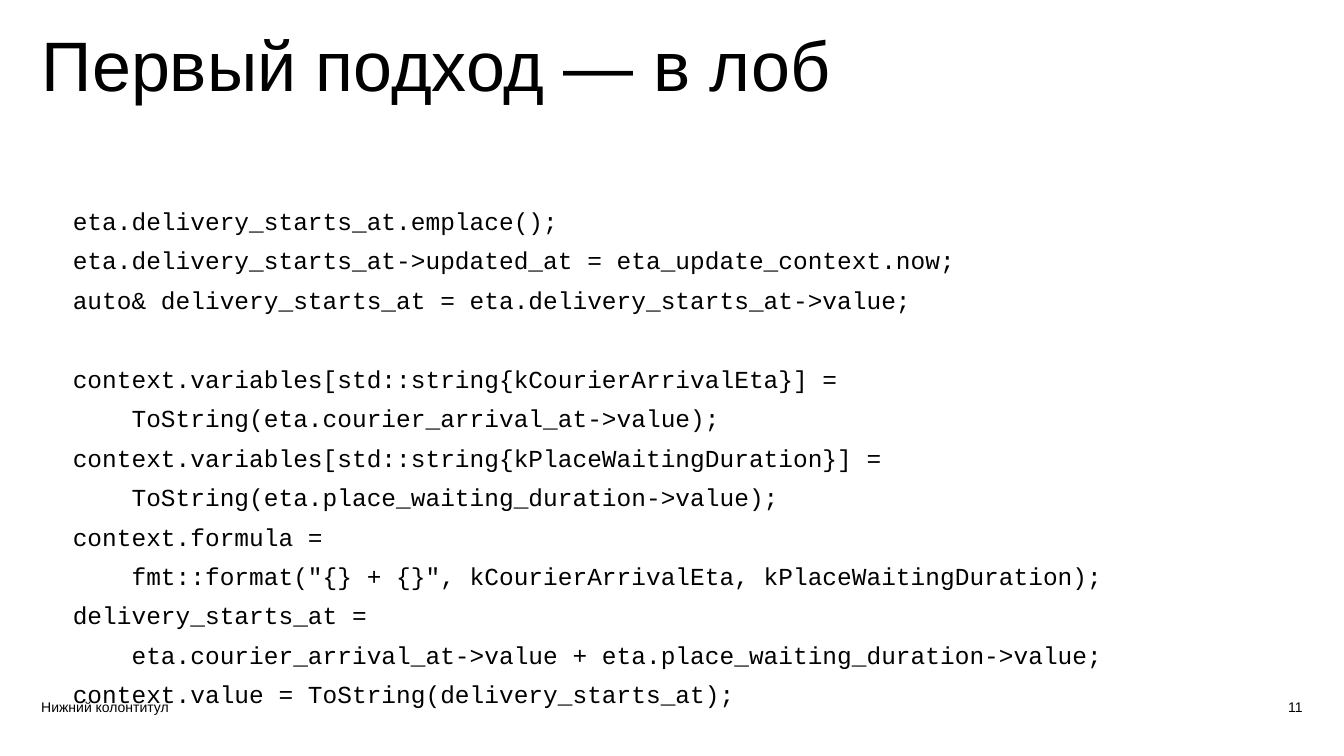
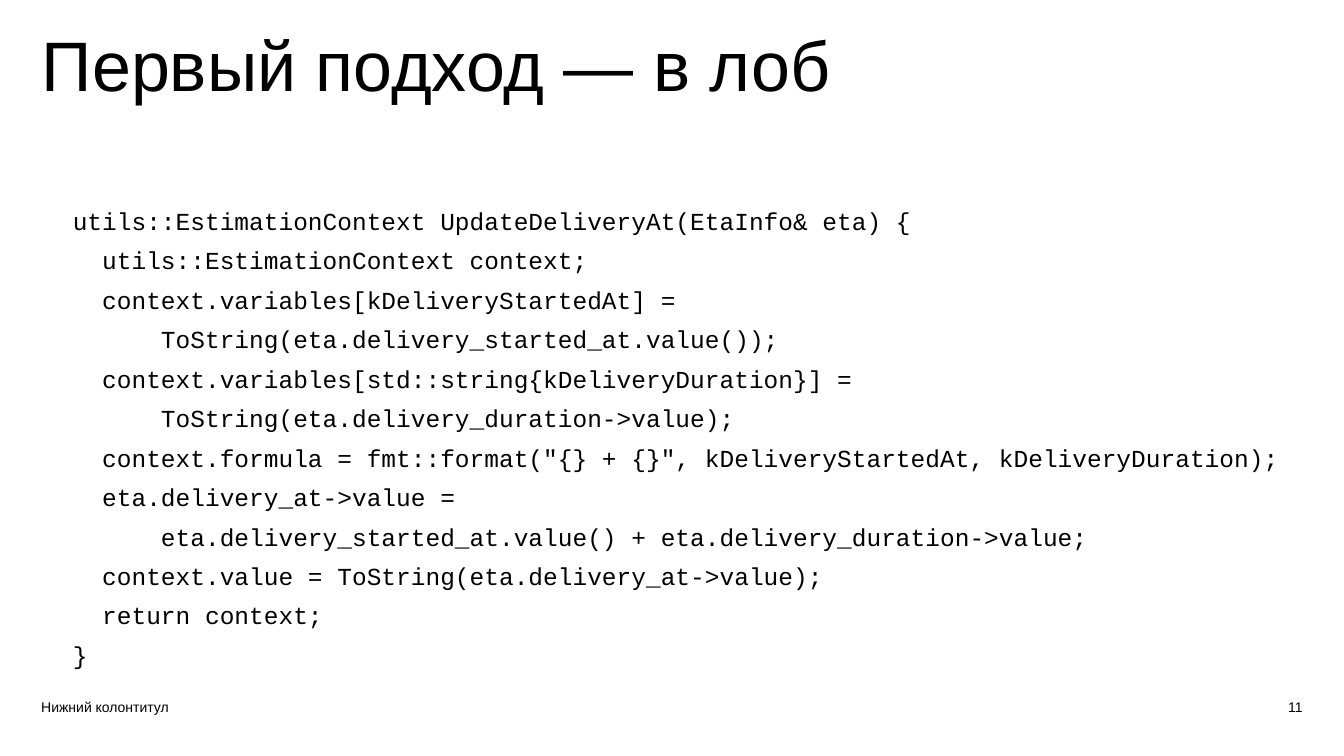
Before and after one commit to ishfb/zcc23, a slide deck: slide 9 of slides.pptx. Drawn at 1344x756 pixels with LibreOffice and Linux fonts; fonts in the diff are those of the drawing. Boxes give left, top, right and bottom in pixels: in the first picture for what was removed or moved away, otherwise in the second. Text is boxed around its words. In the diff, an @@ line names an element or a change of style, - is before the commit and + after.

Commit message:
Update slides

```diff
--- a/slides.pptx
+++ b/slides.pptx
@@ text at <box>73,212,1278,629</box>: text changed @@
-eta.delivery_starts_at.emplace();
-eta.delivery_starts_at->updated_at = eta_update_context.now;
-auto& delivery_starts_at = eta.delivery_starts_at->value;
-context.variables[std::string{kCourierArrivalEta}] =
-ToString(eta.courier_arrival_at->value);
-context.variables[std::string{kPlaceWaitingDuration}] =
-ToString(eta.place_waiting_duration->value);
-context.formula =
-fmt::format("{} + {}", kCourierArrivalEta, kPlaceWaitingDuration);
-delivery_starts_at =
-eta.courier_arrival_at->value + eta.place_waiting_duration->value;
-context.value = ToString(delivery_starts_at);
+utils::EstimationContext UpdateDeliveryAt(EtaInfo& eta) {
+utils::EstimationContext context;
+context.variables[kDeliveryStartedAt] =
+ToString(eta.delivery_started_at.value());
+context.variables[std::string{kDeliveryDuration}] =
+ToString(eta.delivery_duration->value);
+context.formula = fmt::format("{} + {}", kDeliveryStartedAt, kDeliveryDuration);
+eta.delivery_at->value =
+eta.delivery_started_at.value() + eta.delivery_duration->value;
+context.value = ToString(eta.delivery_at->value);
+return context;
+}
```
Also in this commit, not shown: 7 slides added.
